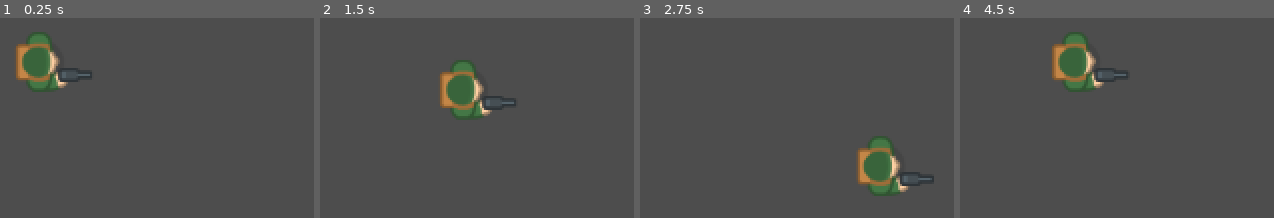
Above: before the commit, frames 1-4 (left to right).
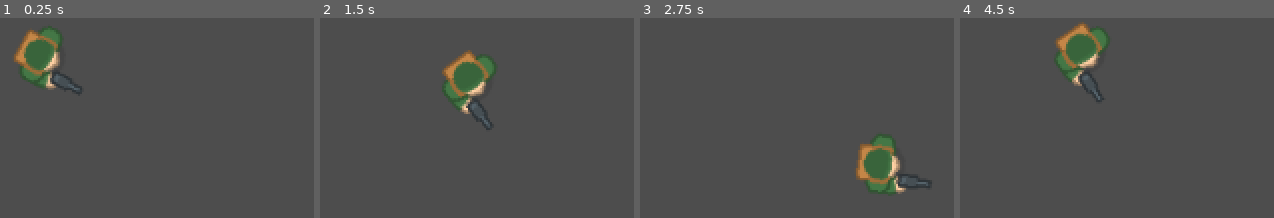
Above: after the commit, the same moments.

Repository: AlimulK/TopDownGodot
Game: Godot game, scene res://assets/scenes/main.tscn
Same seed, same stepped clock (60 frames per second), same inputs: the game is played once before the commit and once after it.
Inputs (mouse positions are in pixels of both pictures, inside the frame that each line leads up to):
- Up to frame 1 (0.25 s): no input
- Up to frame 2 (1.5 s): tap Enter at 0.5 s; move the mouse to (outside the picture) at 0.52 s; hold D (right) 0.53-1.28 s; move the mouse to (outside the picture) at 1.27 s; hold S (down) from 1.28 s (still down)
- Up to frame 3 (2.75 s): move the mouse to (outside the picture) at 2.02 s; release S (down) at 2.03 s; hold D (right) from 2.03 s (still down)
- Up to frame 4 (4.5 s): move the mouse to (outside the picture) at 2.77 s; release D (right) at 2.78 s; hold W (up) 2.78-3.53 s; move the mouse to (outside the picture) at 3.52 s; hold A (left) from 3.53 s (still down); move the mouse to (outside the picture) at 4.27 s

The runs differ from the first frame. In frame 1, 3.1% of the frame differs, in the area x 4-30%, y 4-38%; in frame 2, 3.6%; in frame 3, 1.8%; in frame 4, 3.6%, in the area x 29-54%, y 2-42%.

Commit message:
player aiming

Diff:
--- a/assets/Player.gd
+++ b/assets/Player.gd
@@ -7,6 +7,7 @@
 	screen_size = get_viewport_rect().size
 
 func get_input():
+	look_at(get_global_mouse_position())
 	var input_direction = Input.get_vector("left", "right", "up", "down")
 	velocity = input_direction * speed
 
